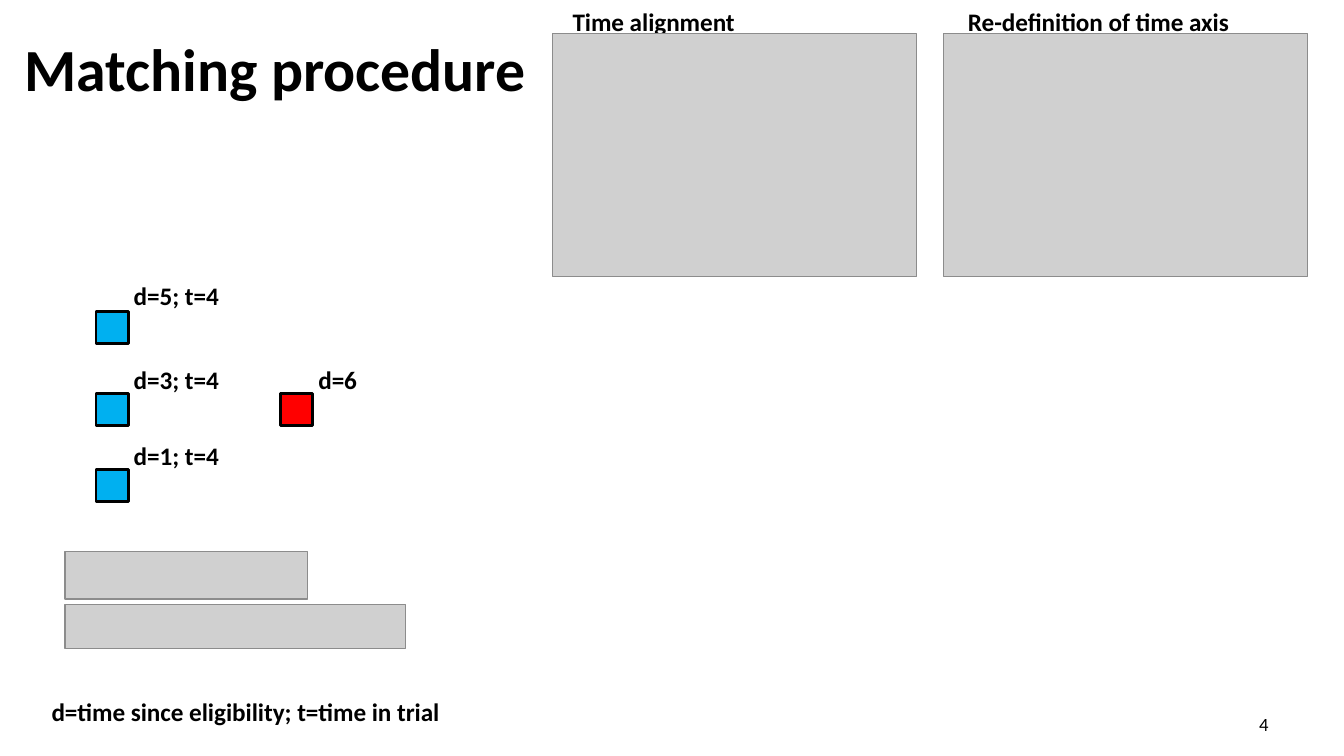
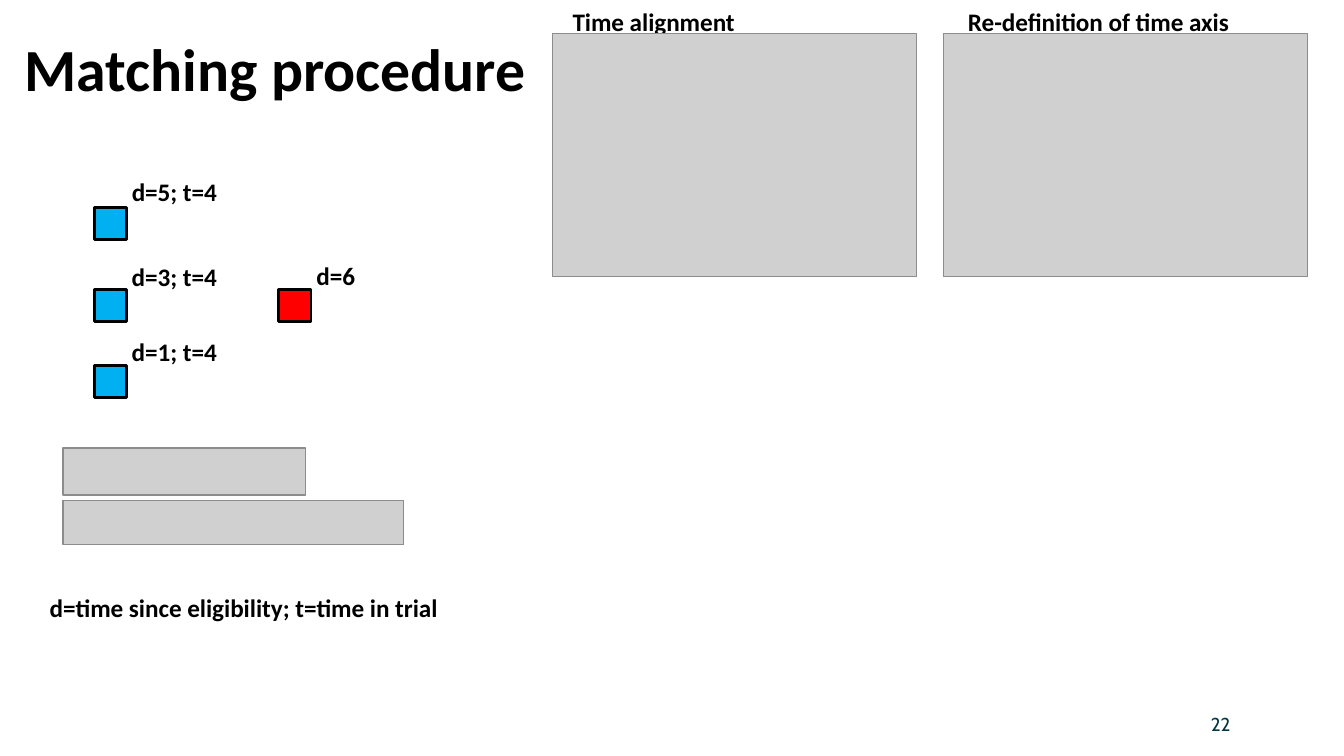
Before and after one commit to egonzato/PortfolioSetUp, a slide deck: slide 22 of public/assessing_comparability_sat_anchoring_eg_submission.pptx (slide 17 before the commit). Drawn at 1344x756 pixels with LibreOffice and Linux fonts; fonts in the diff are those of the drawing; grey boxes stand for pictures; background and template pictures are left out. Boxes give left, top, right and bottom in pixels: in the first picture for what was removed or moved away, otherwise in the second. Text is boxed around its words. In the diff, an @@ line names an element or a change of style, - is before the commit and + after.

```diff
--- a/public/assessing_comparability_sat_anchoring_eg_submission.pptx
+++ b/public/assessing_comparability_sat_anchoring_eg_submission.pptx
@@ 2 pictures, 2 texts: place and size @@
-2 pictures, 2 texts at <box>52,371,439,726</box>
+2 pictures, 2 texts at <box>50,267,437,622</box>
@@ 4 rectangles, 3 texts: place and size @@
-4 rectangles, 3 texts at <box>97,287,313,501</box>
+4 rectangles, 3 texts at <box>94,183,310,398</box>
@@ page number added at <box>1211,717,1231,731</box>, 10 pt, text #003741 @@
+22
@@ text removed at <box>1259,719,1268,731</box> @@
-4
```
Also in this commit, not shown: 5 other slides changed, 5 slides added, 1 other file.
